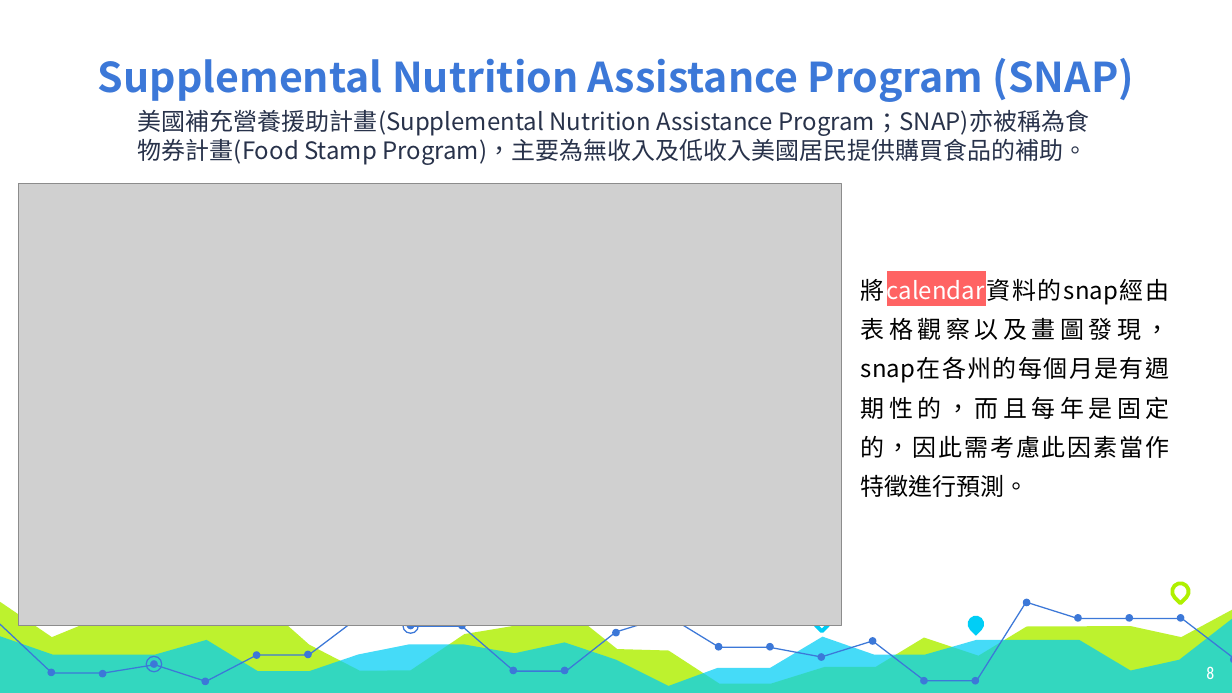
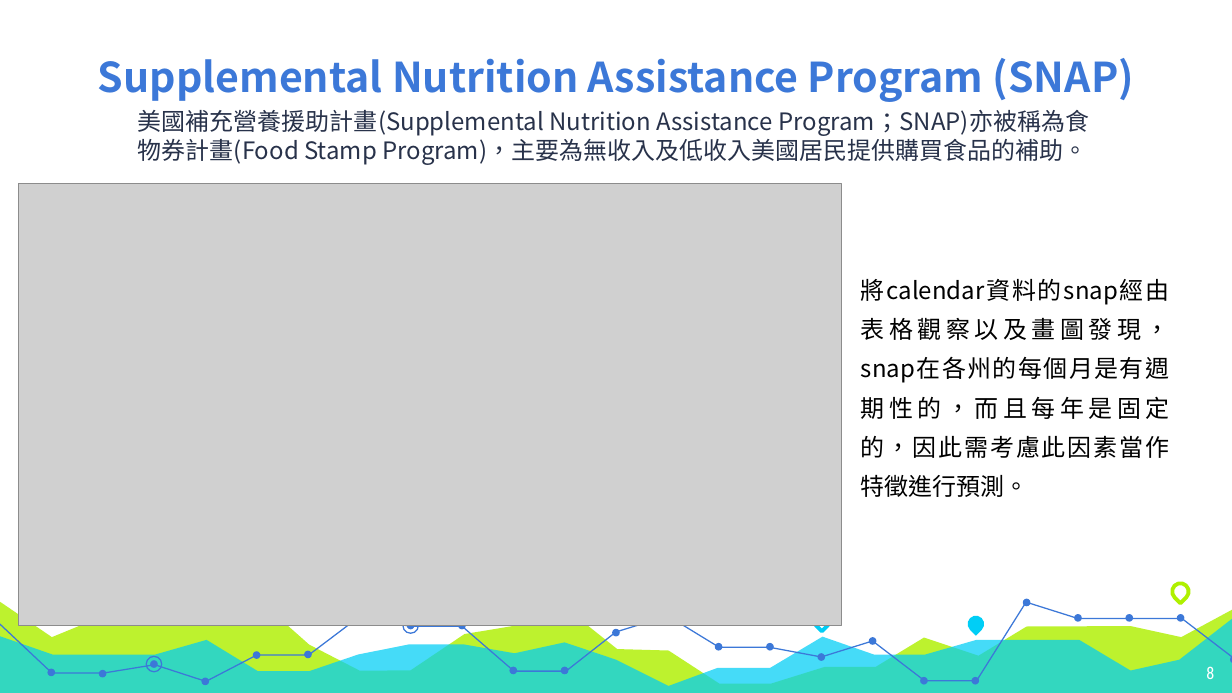
Before and after one commit to acer2265848/M5_Cathay, a slide deck: slide 8 of m5_report.pptx. Drawn at 1232x693 pixels with LibreOffice and Linux fonts; fonts in the diff are those of the drawing; grey boxes stand for pictures. Boxes give left, top, right and bottom in pixels: in the first picture for what was removed or moved away, otherwise in the second. Text is boxed around its words. In the diff, an @@ line names an element or a change of style, - is before the commit and + after.

```diff
--- a/m5_report.pptx
+++ b/m5_report.pptx
@@ text "將calendar資料的snap經由表格觀察以及畫圖發現，snap在各州的每個月是有週期性的，而且每年是固定的，因此需考 ..." at <box>861,279,1170,497</box>: text colour #FFFFFF to #000000, highlight #FF6363 to none in "將calendar資料的snap經由表格觀察以及畫圖發現，snap在各州的每個月是有週期性的，而且每年是固定的，因此需考 ..." @@
```
Also in this commit, not shown: 7 other slides changed, 8 slides added, 13 slides removed, 7 other files.
